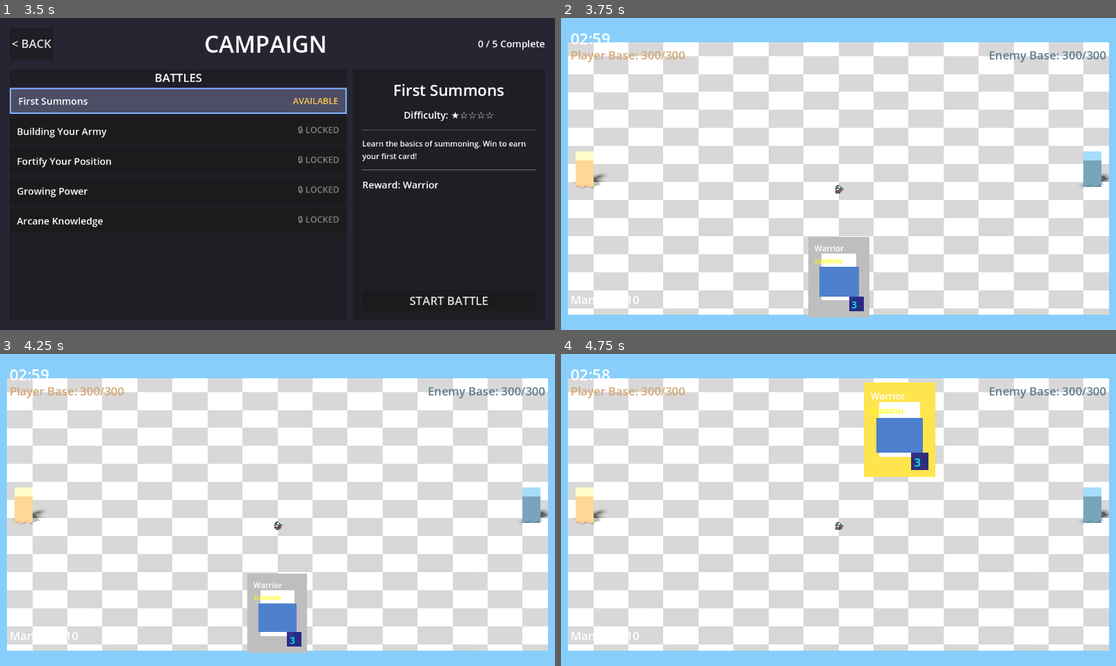
Above: before the commit, frames 1-4 (two rows, left to right).
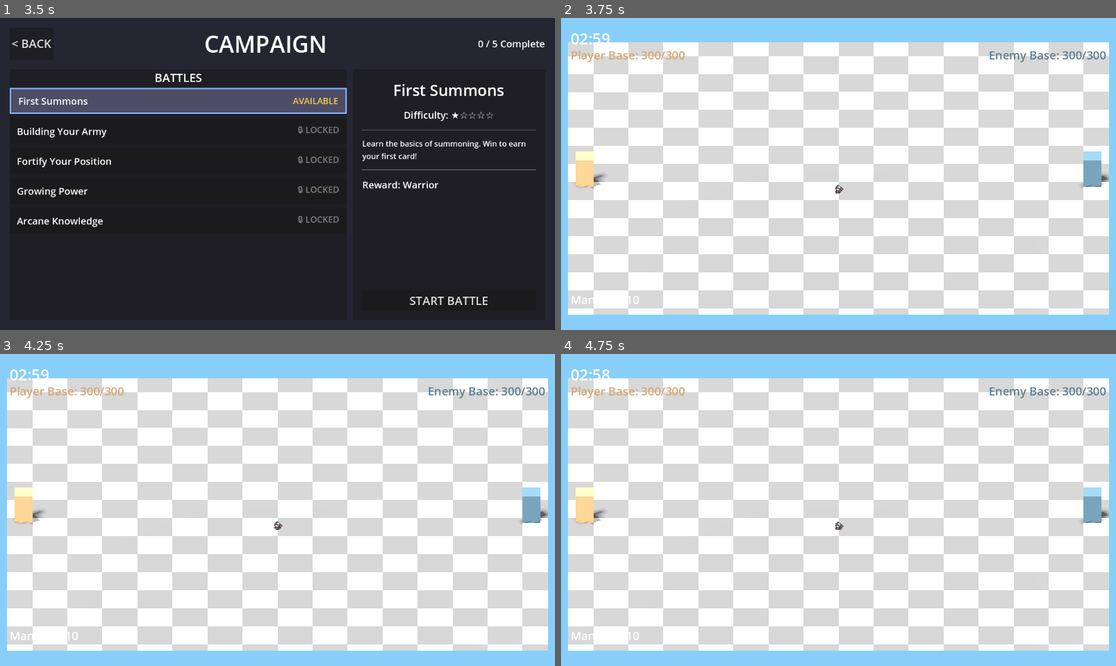
Above: after the commit, the same moments.

Repository: amari-charles/project-summoner
Game: Godot game, scene res://scenes/ui/main_menu.tscn
The game is run twice, just before and just after one commit, with the same random seed, the same clock (stepped at 60 frames per second) and the same inputs.
Inputs (mouse positions are in pixels of both pictures, inside the frame that each line leads up to):
- Up to frame 1 (3.5 s): click "PLAY" at 0.5 s; click "SELECT" at 1.25 s; click "CHOOSE WARRIOR" at 2 s; click (177, 99) at 2.75 s
- Up to frame 2 (3.75 s): click "START BATTLE" at 3.5 s
- Up to frame 3 (4.25 s): no input
- Up to frame 4 (4.75 s): tap Enter at 4.25 s; drag from (838, 612) to (894, 441) at 4.27 s

Frame 1 is identical in both runs. In frame 2, 2.7% of the frame differs, in the area x 44-56%, y 70-96%; in frame 3, 2.5%; in frame 4, 3.7%, in the area x 54-68%, y 9-40%.
Error after the commit: Invalid assignment of property or key 'custom_minimum_size' with value of type 'Vector2' on a base object of type 'CanvasGroup'. (res://scripts/ui/hand_ui.gd:4…

Commit message:
Fix card rendering: Apply 3D shader to entire card using CanvasGroup
PROBLEM:
- Border (gray outer card) stayed flat while background tilted in 3D
- Created visual disconnect: "white card inside gray card"
- 3D shader was only applied to background ColorRect

SOLUTION:
- Wrap all card visual elements in CanvasGroup node
- Apply 3D perspective shader to CanvasGroup instead of background
- CanvasGroup renders all children as unified texture, then applies shader

CHANGES:
- Created "CardVisuals" CanvasGroup wrapper in card structure
- All visual elements (border, background, labels, icons) now children of CanvasGroup
- Updated shader application to canvas_group instead of background_node
- Updated all Border/Background node references to use "CardVisuals/" path

RESULT:
- Border, background, and all content transform together as one unit
- Unified 3D perspective effect across entire card
- No more visual disconnect between border and background

🤖 Generated with [Claude Code](https://claude.com/claude-code)

Co-Authored-By: Claude <noreply@anthropic.com>

Diff:
--- a/scripts/ui/hand_ui.gd
+++ b/scripts/ui/hand_ui.gd
@@ -23,7 +23,7 @@
 
 	# 3D rotation shader
 	var shader_material: ShaderMaterial
-	var background_node: ColorRect  # Reference to apply shader
+	var canvas_group: CanvasGroup  # Reference to apply shader (wraps all visual elements)
 
 	# Velocity tracking for rotation
 	var previous_position: Vector2
@@ -58,12 +58,12 @@
 		mouse_entered.connect(_on_mouse_entered)
 		mouse_exited.connect(_on_mouse_exited)
 
-		# Wait for background node to be added
+		# Wait for canvas group to be added
 		await get_tree().process_frame
 
-		# Setup 3D shader on background
-		background_node = get_node_or_null("Background") as ColorRect
-		if background_node:
+		# Setup 3D shader on canvas group
+		canvas_group = get_node_or_null("CardVisuals") as CanvasGroup
+		if canvas_group:
 			_setup_3d_shader()
 
 	func _process(delta: float) -> void:
@@ -95,9 +95,9 @@
 		if is_hovered and shader_material:
 			_update_3d_rotation()
 
-	## Setup 3D perspective shader on card background
+	## Setup 3D perspective shader on card canvas group
 	func _setup_3d_shader() -> void:
-		if not background_node:
+		if not canvas_group:
 			return
 
 		# Load shader
@@ -118,8 +118,8 @@
 		shader_material.set_shader_parameter("cull_backface", true)
 		shader_material.set_shader_parameter("use_front", true)
 
-		# Apply shader to background
-		background_node.material = shader_material
+		# Apply shader to canvas group (affects all children together)
+		canvas_group.material = shader_material
 
 	## Update 3D rotation based on mouse position relative to card
 	func _update_3d_rotation() -> void:
@@ -240,7 +240,7 @@
 		was_recently_hovered = true
 
 		# Stop any pulse glow on the border
-		var border = get_node_or_null("Border") as ColorRect
+		var border = get_node_or_null("CardVisuals/Border") as ColorRect
 		if border and border.has_meta("pulse_tween"):
 			var pulse_tween = border.get_meta("pulse_tween") as Tween
 			if pulse_tween and pulse_tween.is_valid():
@@ -312,7 +312,7 @@
 		hover_tween.finished.connect(func(): z_index = 0)
 
 		# Remove hover glow - set to static non-pulsing color
-		var border = get_node_or_null("Border") as ColorRect
+		var border = get_node_or_null("CardVisuals/Border") as ColorRect
 		if border:
 			var glow_tween = create_tween()
 			glow_tween.set_trans(Tween.TRANS_SINE)
@@ -322,7 +322,7 @@
 
 	## Update glow effect based on hover state and playability
 	func _update_hover_glow(active: bool) -> void:
-		var border = get_node_or_null("Border") as ColorRect
+		var border = get_node_or_null("CardVisuals/Border") as ColorRect
 		if not border:
 			return
 
@@ -411,15 +411,15 @@
 	container.card_index = index
 	container.hand_ui = self
 
-	# Card background
-	var bg = ColorRect.new()
-	bg.name = "Background"
-	bg.size = Vector2(CARD_WIDTH, CARD_HEIGHT)
-	bg.color = Color(0.2, 0.2, 0.3, 0.9)
-	bg.mouse_filter = Control.MOUSE_FILTER_IGNORE
-	container.add_child(bg)
-
-	# Card border
+	# Create CanvasGroup to wrap all visual elements (for unified shader application)
+	var visuals = CanvasGroup.new()
+	visuals.name = "CardVisuals"
+	visuals.custom_minimum_size = Vector2(CARD_WIDTH, CARD_HEIGHT)
+	visuals.size = Vector2(CARD_WIDTH, CARD_HEIGHT)
+	visuals.mouse_filter = Control.MOUSE_FILTER_IGNORE
+	container.add_child(visuals)
+
+	# Card border (rendered behind background)
 	var border = ColorRect.new()
 	border.name = "Border"
 	border.size = Vector2(CARD_WIDTH, CARD_HEIGHT)
@@ -428,7 +428,15 @@
 	border.position = Vector2(-2, -2)
 	border.custom_minimum_size = Vector2(CARD_WIDTH + 4, CARD_HEIGHT + 4)
 	border.mouse_filter = Control.MOUSE_FILTER_IGNORE
-	container.add_child(border)
+	visuals.add_child(border)
+
+	# Card background
+	var bg = ColorRect.new()
+	bg.name = "Background"
+	bg.size = Vector2(CARD_WIDTH, CARD_HEIGHT)
+	bg.color = Color(0.2, 0.2, 0.3, 0.9)
+	bg.mouse_filter = Control.MOUSE_FILTER_IGNORE
+	visuals.add_child(bg)
 
 	# Card name label
 	var name_label = Label.new()
@@ -438,7 +446,7 @@
 	name_label.custom_minimum_size = Vector2(CARD_WIDTH - 20, 0)
 	name_label.autowrap_mode = TextServer.AUTOWRAP_WORD
 	name_label.mouse_filter = Control.MOUSE_FILTER_IGNORE
-	container.add_child(name_label)
+	visuals.add_child(name_label)
 
 	# Card type (icon placeholder)
 	var type_label = Label.new()
@@ -447,7 +455,7 @@
 	type_label.add_theme_font_size_override("font_size", 12)
 	type_label.add_theme_color_override("font_color", Color.YELLOW)
 	type_label.mouse_filter = Control.MOUSE_FILTER_IGNORE
-	container.add_child(type_label)
+	visuals.add_child(type_label)
 
 	# Unit icon (colored rect for now)
 	if card.card_type == Card.CardType.SUMMON and card.unit_scene:
@@ -456,7 +464,7 @@
 		icon.position = Vector2(20, 60)
 		icon.color = Color(0.3, 0.5, 0.8)
 		icon.mouse_filter = Control.MOUSE_FILTER_IGNORE
-		container.add_child(icon)
+		visuals.add_child(icon)
 
 	# Mana cost
 	var cost_bg = ColorRect.new()
@@ -464,7 +472,7 @@
 	cost_bg.position = Vector2(CARD_WIDTH - 40, CARD_HEIGHT - 40)
 	cost_bg.color = Color(0.1, 0.1, 0.5, 0.9)
 	cost_bg.mouse_filter = Control.MOUSE_FILTER_IGNORE
-	container.add_child(cost_bg)
+	visuals.add_child(cost_bg)
 
 	var cost_label = Label.new()
 	cost_label.name = "CostLabel"
@@ -473,7 +481,7 @@
 	cost_label.add_theme_font_size_override("font_size", 20)
 	cost_label.add_theme_color_override("font_color", Color.CYAN)
 	cost_label.mouse_filter = Control.MOUSE_FILTER_IGNORE
-	container.add_child(cost_label)
+	visuals.add_child(cost_label)
 
 	return container
 
@@ -494,7 +502,7 @@
 		if not display:
 			continue
 
-		var border = display.get_node_or_null("Border") as ColorRect
+		var border = display.get_node_or_null("CardVisuals/Border") as ColorRect
 
 		if i == selected_card_index:
 			if border:
@@ -517,8 +525,8 @@
 		if not display:
 			continue
 
-		var bg = display.get_node_or_null("Background") as ColorRect
-		var border = display.get_node_or_null("Border") as ColorRect
+		var bg = display.get_node_or_null("CardVisuals/Background") as ColorRect
+		var border = display.get_node_or_null("CardVisuals/Border") as ColorRect
 
 		# Check affordability
 		var can_afford = summoner.mana >= card.mana_cost
